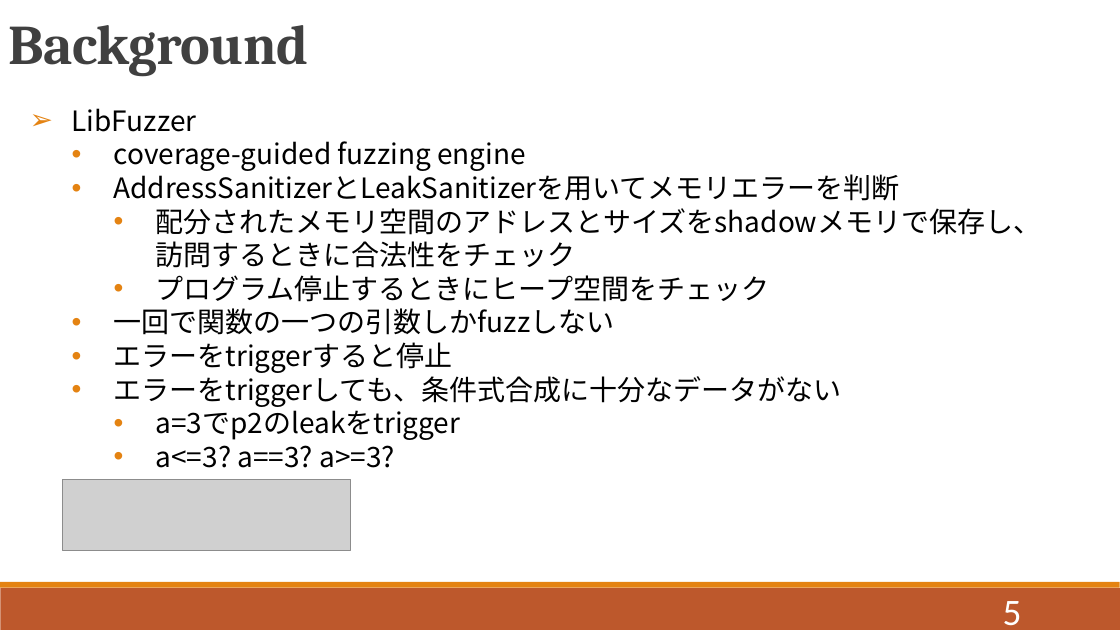
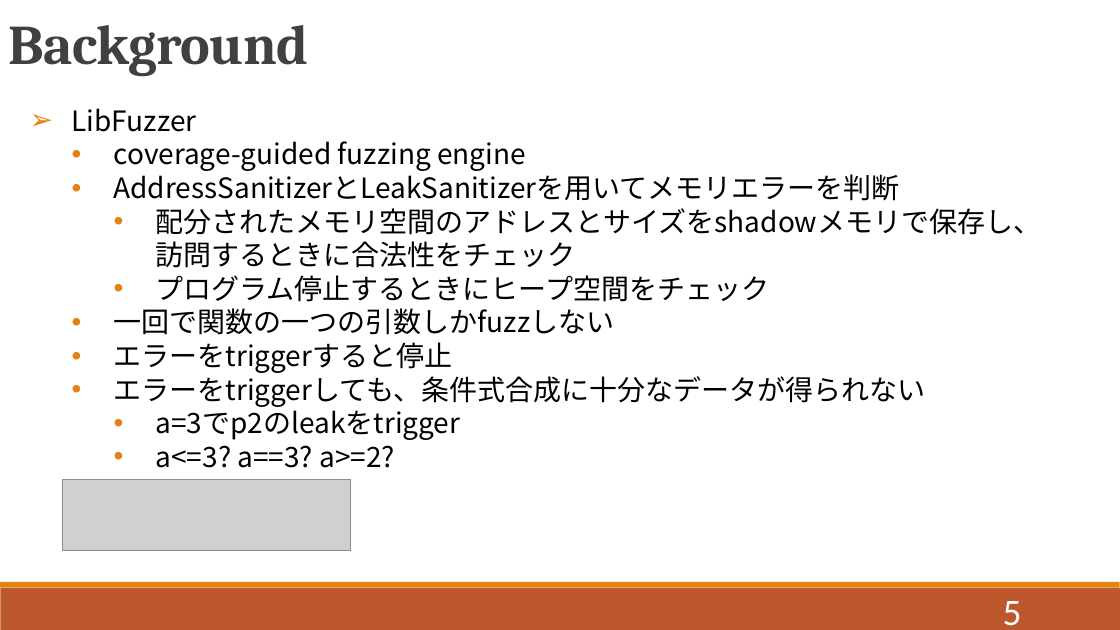
Before and after one commit to QIANZECHANG/MyResearch, a slide deck: slide 5 of 修論/修論発表.pptx. Drawn at 1120x630 pixels with LibreOffice and Linux fonts; fonts in the diff are those of the drawing; grey boxes stand for pictures. Boxes give left, top, right and bottom in pixels: in the first picture for what was removed or moved away, otherwise in the second. Text is boxed around its words. In the diff, an @@ line names an element or a change of style, - is before the commit and + after.

```diff
--- a/修論/修論発表.pptx
+++ b/修論/修論発表.pptx
@@ text at (x1=114, y1=372, x2=926, y2=407): text changed @@
-  • エラーをtriggerしても、条件式合成に十分なデータがない
+  • エラーをtriggerしても、条件式合成に十分なデータが得られない
@@ text at (x1=156, y1=445, x2=395, y2=468): text changed @@
-    • a<=3? a==3? a>=3?
+    • a<=3? a==3? a>=2?
```
Also in this commit, not shown: 20 other slides changed, 3 slides removed.
